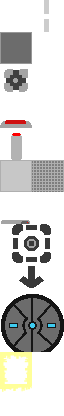
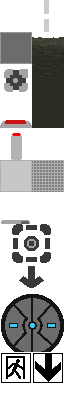
Layers edited between the first and the second 64 x 416 image:
painted on "tiles2.png" over (x1=0, y1=37, x2=64, y2=392)
